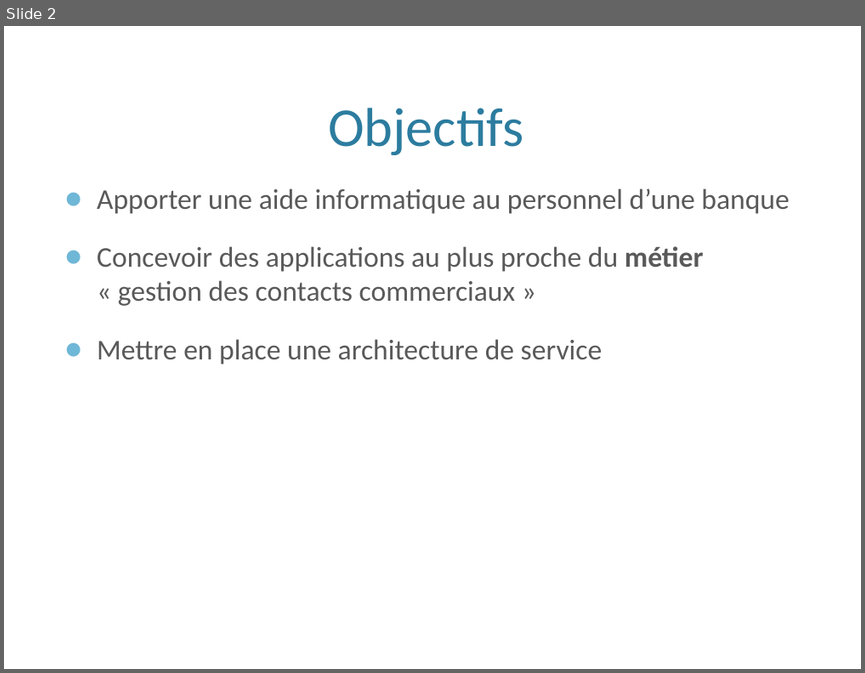
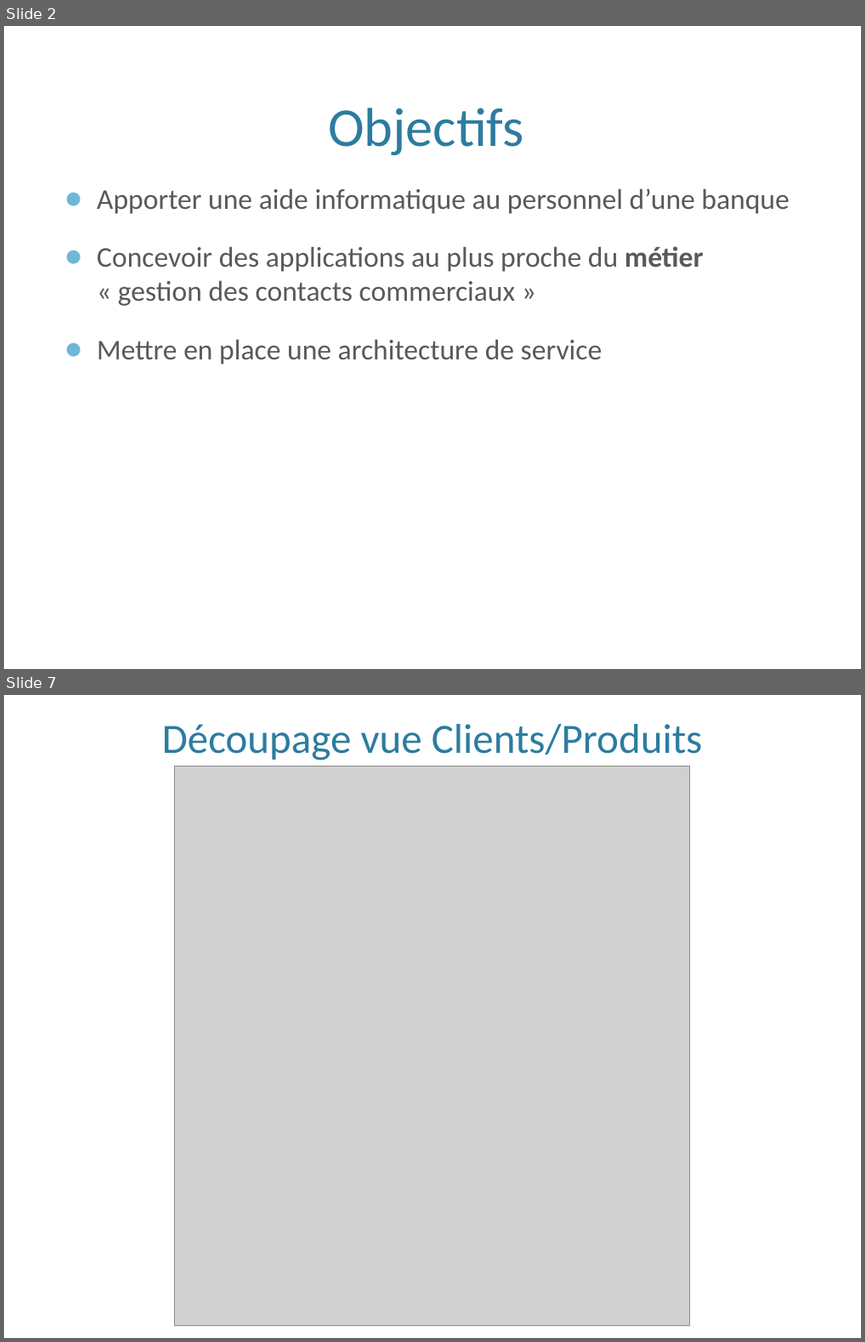
Before and after one commit to hexanome/soa, a slide deck: presentationSISOA.pptx. Shown one above the other, each under a label of ours: slide 2 before the commit, slides 2 and 7 after it; the slides between them are not shown. The pictures are 865x673 and 865x1342 pixels, drawn with LibreOffice and Linux fonts; fonts in the diff are those of the drawing; grey boxes stand for pictures; background and template pictures are left out. Boxes give left, top, right and bottom in pixels: in the first picture for what was removed or moved away, otherwise in the second. Text is boxed around its words. In the diff, an @@ line names an element or a change of style, - is before the commit and + after.

```diff
--- a/presentationSISOA.pptx
+++ b/presentationSISOA.pptx
@@ slide 7 added at [4,695,861,1338], background picture (left out) @@
@@ title added at [162,724,702,760], 35 pt, text #2C7C9F @@
+Découpage vue Clients/Produits
@@ picture added at [175,766,689,1326] @@
```
Also in this commit, not shown: 8 other slides added.
